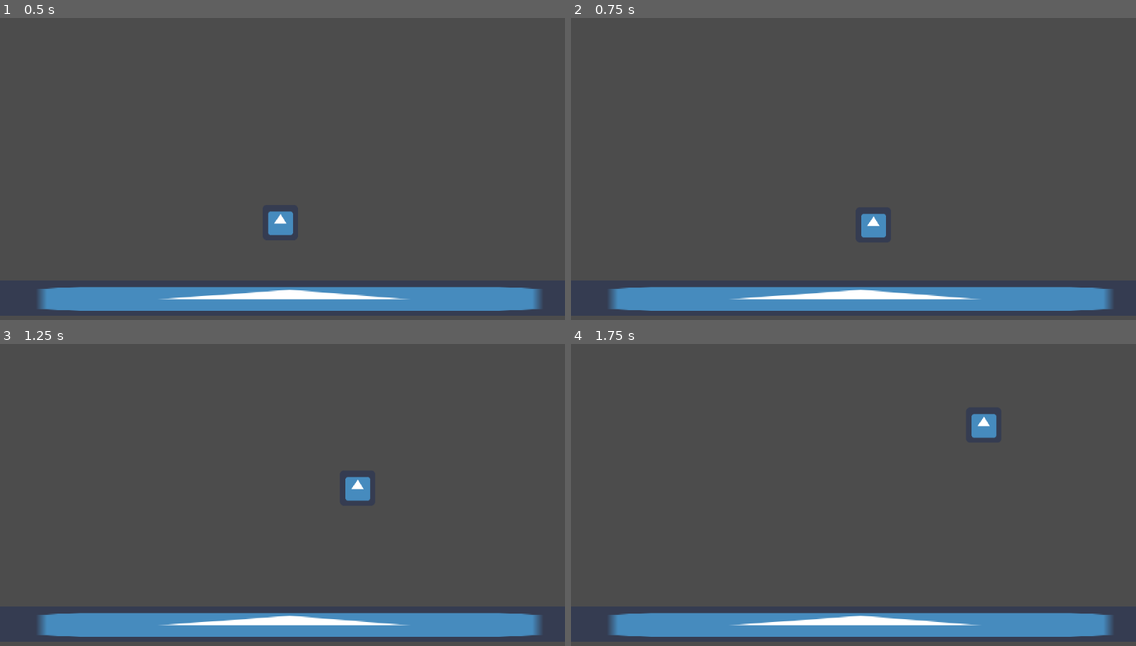
Above: before the commit, frames 1-4 (two rows, left to right).
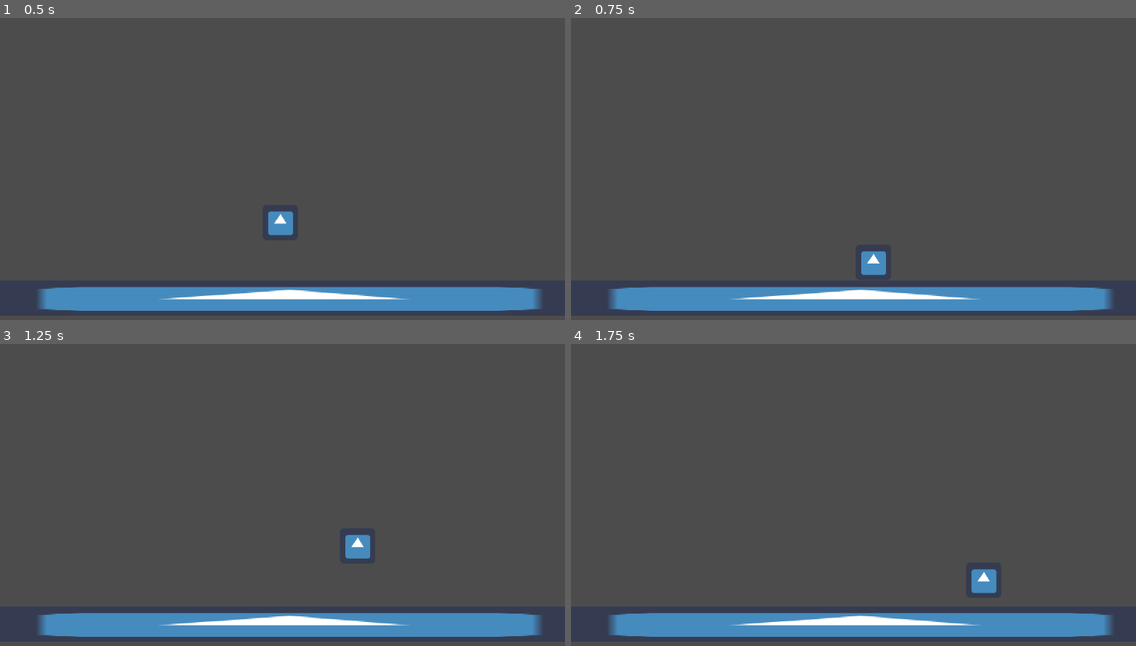
Above: after the commit, the same moments.

Repository: ErrorDevYT/tutorial-projects
Game: Godot game, scene res://World.tscn
The game is run twice, just before and just after one commit, with the same random seed, the same clock (stepped at 60 frames per second) and the same inputs. The engine's default icon, where the game draws it, is replaced by a stand-in: a white triangle on a blue panel in a dark square.
Inputs:
- Up to frame 1 (0.5 s): no input
- Up to frame 2 (0.75 s): hold Right (ui_right) from 0.53 s (still down); tap Up (ui_up) at 0.6 s
- Up to frame 3 (1.25 s): keep holding Right (ui_right); tap Up (ui_up) at 0.77, 1.07 s
- Up to frame 4 (1.75 s): keep holding Right (ui_right); tap Up (ui_up) at 1.35, 1.52 s

Frame 1 is identical in both runs. In frame 2, 0.7% of the frame differs, in the area x 51-56%, y 64-86%; in frame 3, 0.7%; in frame 4, 0.7%, in the area x 70-76%, y 23-83%.

Commit message:
Update Player.gd

Diff:
--- a/Tutorials/Player.gd
+++ b/Tutorials/Player.gd
@@ -16,7 +16,7 @@
 	else:
 		velocity.x = lerp(velocity.x, 0, 0.1)
 
-	if Input.is_action_just_pressed("ui_up"):
+	if Input.is_action_just_pressed("ui_up") and is_on_floor():
 		velocity.y = -jump_force
 
 	velocity = move_and_slide(velocity, Vector2.UP)
